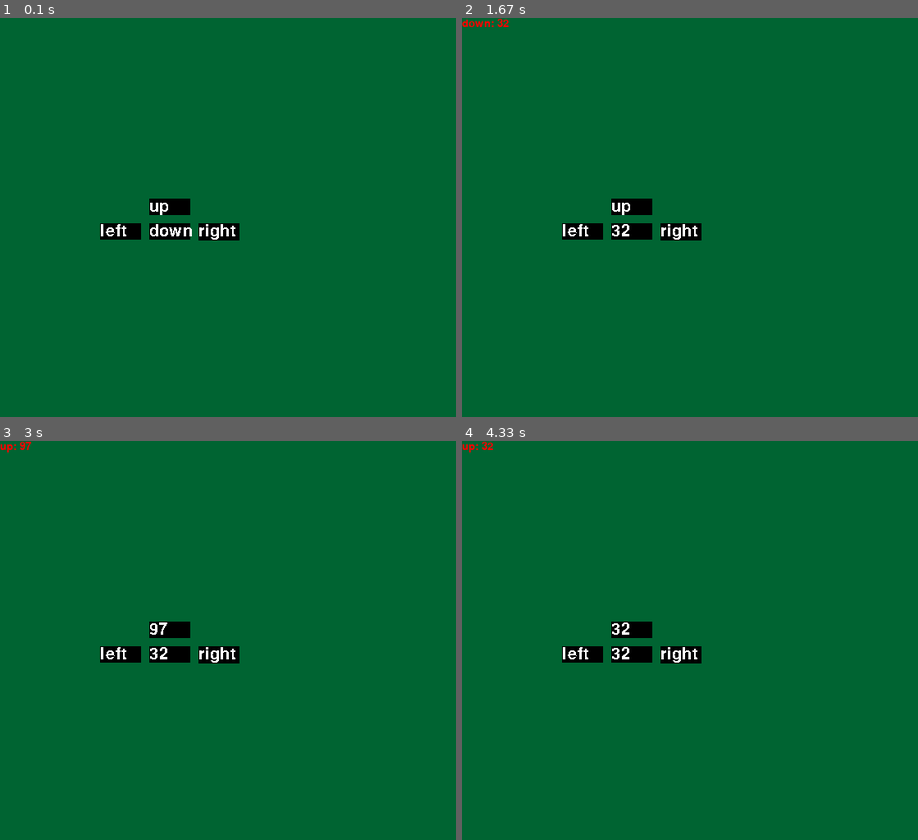
Above: before the commit, frames 1-4 (two rows, left to right).
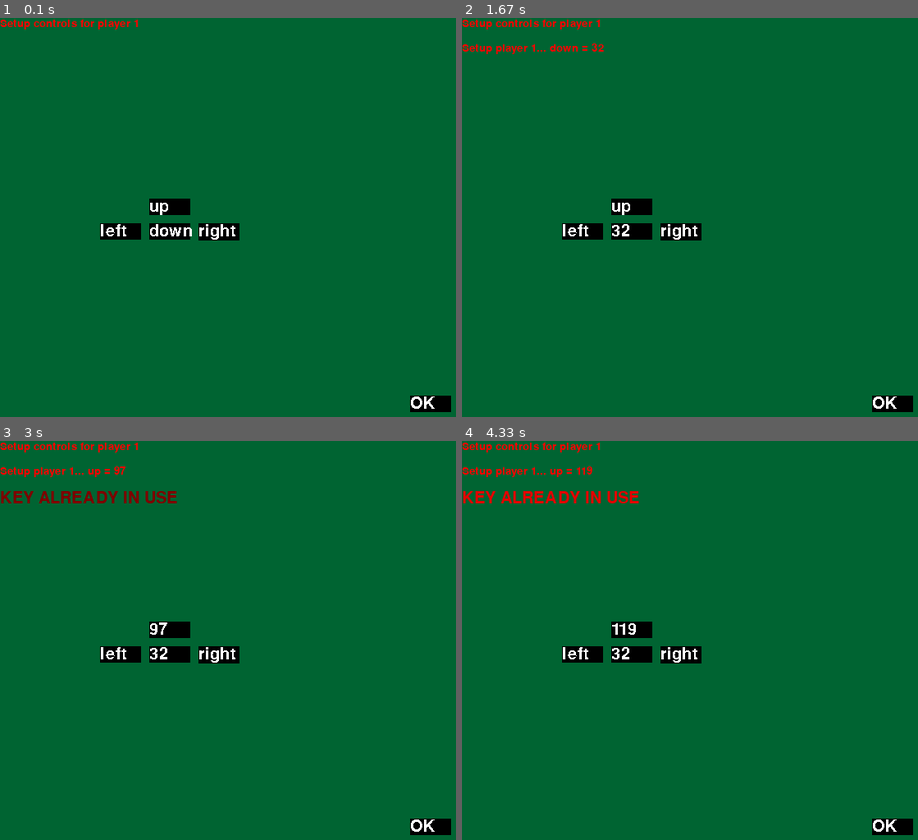
Above: after the commit, the same moments.

Repository: FlorianMortgat/ourpygamethings
Game: pygame game, started from main.py
The game is run twice, just before and just after one commit, with the same random seed, the same clock (stepped at 60 frames per second) and the same inputs. The source is Python 2; it was converted automatically to run under Python 3.
Inputs (mouse positions are in pixels of both pictures, inside the frame that each line leads up to):
- Up to frame 1 (0.1 s): no input
- Up to frame 2 (1.67 s): press the mouse at (890, 405) at 0.37 s; move the mouse to (758, 313) at 0.47 s; release the mouse at (621, 225) at 0.6 s; hold Right 0.67-1.13 s; hold Up 1.17-1.47 s; tap Space at 1.23 s; click (890, 405) at 1.63 s, where only the run after the commit has a clickable "OK"
- Up to frame 3 (3 s): press the mouse at (168, 628) at 1.93 s; move the mouse to (145, 604) at 2.03 s; release the mouse at (123, 580) at 2.17 s; hold Right 2.3-2.77 s; hold D 2.3-2.77 s; tap Space at 2.37, 2.87 s; hold Left from 2.8 s (still down); hold A from 2.8 s (still down)
- Up to frame 4 (4.33 s): tap Space at 3.17, 3.43, 3.77, 4.2 s; release Left at 3.33 s; release A at 3.33 s; hold Down 3.37-3.67 s; hold S 3.37-3.67 s; hold Left 3.7-4.1 s; hold A 3.7-4.1 s; hold Up from 4.13 s (still down); hold W from 4.13 s (still down)

The runs differ from the first frame. In frame 1, 0.7% of the frame differs, in the area x 0-99%, y 0-99%; in frame 2, 1.0%; in frame 3, 1.6%; in frame 4, 1.7%.

Commit message:
Button "OK" + block keys already in use + some comments

Diff:
--- a/main.py
+++ b/main.py
@@ -1,7 +1,14 @@
 #!/usr/bin/python2
 # -*- coding: utf-8 -*-
-import pygame, sys, os, time, random, math
+import pygame
+import sys
+import os
+import time
+import random
+import math
 from pygame.locals import *
+import re
+
 #sttings before pgame starts up:
 pygame.init()
 
@@ -39,7 +46,8 @@
             self.deltay = -self.deltay
 
 class Player():
-    def __init__(self, height, size, jump_impulse, speed, color, movement_type): #movemet type = arrows/wasd/numpad
+    def __init__(self, name, height, size, jump_impulse, speed, color, movement_type): #movemet type = arrows/wasd/numpad
+        self.name = name
         self.height = height
         self.size = float(size)
         self.jump_impulse = float(jump_impulse)
@@ -71,9 +79,9 @@
 
 class Button:
     '''
-    A clickable button
-    '''
-    def __init__(self, text, pos, action):
+    A clickable/hoverable button
+    '''
+    def __init__(self, text, pos, action, action_arg = None):
         self.text = text
         self.rendered_text = font1.render(self.text, 0, pygame.Color('#ffffff'))
         self.rect = self.rendered_text.get_rect()
@@ -81,18 +89,24 @@
         self.pos = pos
         self.rect = self.rect.move(pos)
         self.action = action
-        self.action_arg = text
+        self.action_arg = action_arg
+        if self.action_arg is None:
+            self.action_arg = text
     def show(self):
+        '''Display the button on the main window'''
         pygame.draw.rect(win, pygame.Color(0,0,0), self.rect)
         win.blit(self.rendered_text, self.rect)
     def checkHovered(self, event):
+        '''Will run self.action if the mouse hovers over the button.'''
         if (event.type == pygame.MOUSEMOTION and self.rect.collidepoint(event.pos)):
             self.action(self, self.action_arg)
     def checkClicked(self, event):
+        '''Will run self.action if a click has been registered inside the button'''
         if (event.type == pygame.MOUSEBUTTONUP and event.button == 1):
             if self.rect.collidepoint(event.pos):
                 self.action(self, self.action_arg)
     def setText(self, new_text):
+        '''Change the displayed text of the button'''
         self.text = new_text
         self.rendered_text = font1.render(self.text, 0, pygame.Color('#ffffff'))
         self.rect = self.rendered_text.get_rect()
@@ -102,87 +116,111 @@
 
 def main():
     players = []
-    players.append(Player(6, 10, 1, 1, "#660066", 'arrows'))
-    setupControl(players[0])
-
-# this should be a class (would be easier because it needs to have a state)
+    assigned_keys = set()
+    players.append(Player('1', 6, 10, 1, 1, "#660066", 'arrows'))
+    players.append(Player('2', 6, 10, 1, 1, "#660066", 'arrows'))
+    for player in players:
+        if not setupControl(player, assigned_keys):
+            return
+        print 'Controls for Player {}:'
 
 class ControlSettings:
+    '''This class will replace the setupControl() function (it will be cleaner as a class)'''
     def __init__(self):
         pass
     def setupControls(self, player):
         pass
 
-class O: ''
-
-def setupControl(player):
+class O:
+    '''An empty class to create schema-less objects'''
+
+def setupControl(player, blocked_keys):
     '''
     Will allow a player to setup a keyboard key for a control
     :param player: A Player instance
-    :return:
+    :return: False if we should exit the game, True if we can continue
     '''
     this = O()
     this.action = 'noaction'
     this.button = None
+    this.next_step = False
+    setupText = font2.render('Setup controls for player {}'.format(player.name), 1, (255, 0, 0))
+    this.timerKeyAlreadyUsed = 0
+    maxTimerKeyAlreadyUsed = 10
+
     def setCurrentControl(button, control): # if it were a class, this ugly function would be a beautiful method :D
-        print('current control becomes {}'.format(control))
+        '''This is the function that gets called when one of the hover buttons is hovered'''
         this.action = control
         this.button = button
 
-    loop1 = True
+    def onBtnOK(button, arg):
+        '''This is the function that gets called when the OK button is clicked'''
+        this.next_step = True # we clicked on the button = we want to go to the next step
+
+        # but… if one of the "controls" buttons has a non-number text on it, it means
+        # the player hasn't chosen a key yet, so we can't go to the next step.
+        for hover_button in hover_buttons:
+            if not re.match('\d+', hover_button.text):
+                this.next_step = False
+                return
 
     k = 0;
     text = {}
-    buttons = [
+    hover_buttons = [
         Button('up',    (182, 220), setCurrentControl),
         Button('down',  (182, 250), setCurrentControl),
         Button('left',  (122, 250), setCurrentControl),
         Button('right', (242, 250), setCurrentControl),
     ]
-    while loop1:
-        win.fill((0,100,50))
+    click_buttons = [
+        Button('OK',    (500, 460), onBtnOK),
+    ]
+    all_buttons = hover_buttons + click_buttons
+
+    while not this.next_step:
+        win.fill((0, 100, 50))
         if this.action in player.controls:
-            txt = '{}: {}'.format(this.action, player.controls[this.action])
+            currentControlText = 'Setup player {}... {} = {}'.format(player.name, this.action, player.controls[this.action])
         else:
-            txt = ''
-        win.blit(font2.render(txt, 1, (255,0,0)), (0,0))
-
-        for button in buttons:
+            currentControlText = ''
+        win.blit(setupText, (0, 0))
+        win.blit(font2.render(currentControlText, 1, (255, 0, 0)), (0, 30))
+        if this.timerKeyAlreadyUsed:
+            keyAlreadyUsed = font1.render('KEY ALREADY IN USE', 1, (int(this.timerKeyAlreadyUsed * 255 / maxTimerKeyAlreadyUsed), 0, 0))
+            win.blit(keyAlreadyUsed, (0, 60))
+
+        for button in all_buttons:
             button.show()
-
-        # when i test it it just goes right into the game though
-        # because no one calls setupControl() in the main thread
-        #key_up_input    = pygame.draw.rect(win, ((255,0,0)), (162, 250), (75, 75))
-        #key_down_input  = pygame.draw.rect(win, ((255,0,0)), (325, 250), (75, 75))
-        #key_left_input  = pygame.draw.rect(win, ((255,0,0)), (487, 250), (75, 75))
-        #key_right_input = pygame.draw.rect(win, ((255,0,0)), (650, 250), (75, 75))
 
         for event in pygame.event.get():
             if event.type == pygame.QUIT:
-                loop1 = False
+                return False
             elif event.type == pygame.KEYDOWN:
-                k = event.key
                 # we map the key to the action for that player
                 if (this.action in player.actions):
+                    if event.key in blocked_keys:
+                        this.timerKeyAlreadyUsed = maxTimerKeyAlreadyUsed
+                        continue
+                    if player.controls[this.action]:
+                        # the old key is now free, we unblock it
+                        blocked_keys.remove(player.controls[this.action])
                     player.controls[this.action] = event.key
+                    # the new key is now blocked
+                    blocked_keys.add(event.key)
                     if this.button is not None:
                         this.button.setText(str(event.key))
             elif event.type == pygame.MOUSEMOTION:
-                mouse_pos = event.pos
-                for button in buttons:
+                for button in hover_buttons:
                     button.checkHovered(event)
-                #if mouse_pos.collidepoint(key_up_input):
-                #    for k in event.key:
-                #        'What is this supposed to do?'
-                        #text[key_up_input] = font1.render(str(k))
-                        #text[key_up_input].blit(win, (162.5, 250))
             elif event.type == pygame.MOUSEBUTTONUP:
-                for button in buttons:
+                for button in click_buttons:
                     button.checkClicked(event)
 
+        this.timerKeyAlreadyUsed = max(0, this.timerKeyAlreadyUsed - 1)
 
         pygame.display.update()
         time.sleep(0.1)
+    return True
 
 if __name__ == '__main__':
     main()
